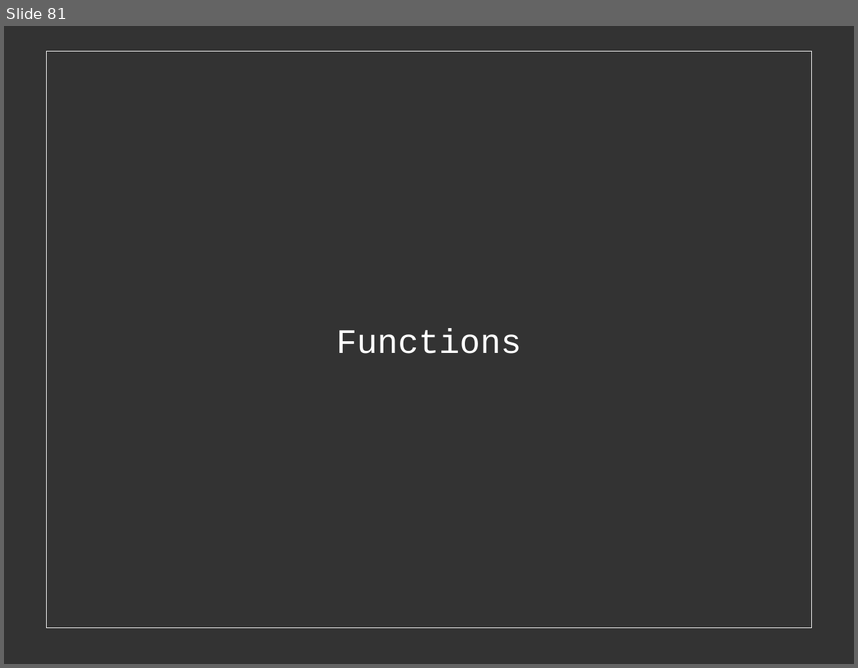
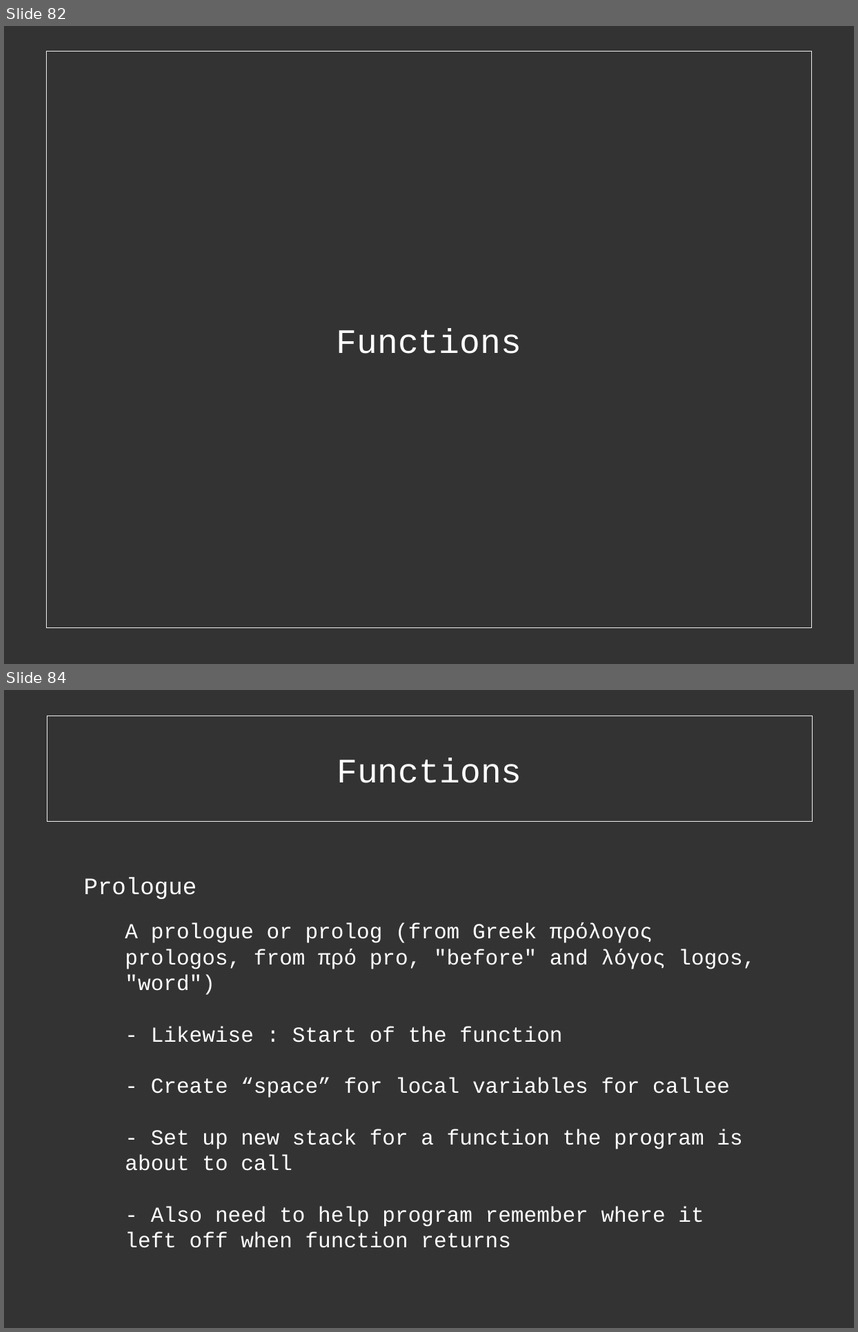
Before and after one commit to cExplr/Reversing_Basics, a slide deck: reversingBasics.odp. Shown one above the other, each under a label of ours: slide 81 before the commit, slides 82 and 84 after it; the slides between them are not shown. The pictures are 858x668 and 858x1332 pixels, drawn with LibreOffice and Linux fonts; fonts in the diff are those of the drawing. Boxes give left, top, right and bottom in pixels: in the first picture for what was removed or moved away, otherwise in the second. Text is boxed around its words. In the diff, an @@ line names an element or a change of style, - is before the commit and + after.

```diff
--- a/reversingBasics.odp
+++ b/reversingBasics.odp
@@ slide 84 added at (x1=4, y1=690, x2=854, y2=1328), background #333333 @@
@@ rectangle added at (x1=47, y1=716, x2=813, y2=822), fill #333333 at 40% opacity, outline #EEEEEE 0 pt, 32 pt, text #FFFFFF @@
+Functions
@@ text added at (x1=84, y1=877, x2=197, y2=899), 22 pt, text #FFFFFF @@
+Prologue
@@ text added at (x1=125, y1=923, x2=755, y2=1248), 20 pt, text #FFFFFF @@
+A prologue or prolog (from Greek πρόλογος prologos, from πρό pro, "before" and λόγος logos, "word")
+- Likewise : Start of the function
+- Create “space” for local variables for callee
+- Set up new stack for a function the program is about to call
+- Also need to help program remember where it left off when function returns
@@ what was slide 81 is now slide 82 @@
```
Also in this commit, not shown: 9 slides changed, 13 other slides added, 5 other files.
